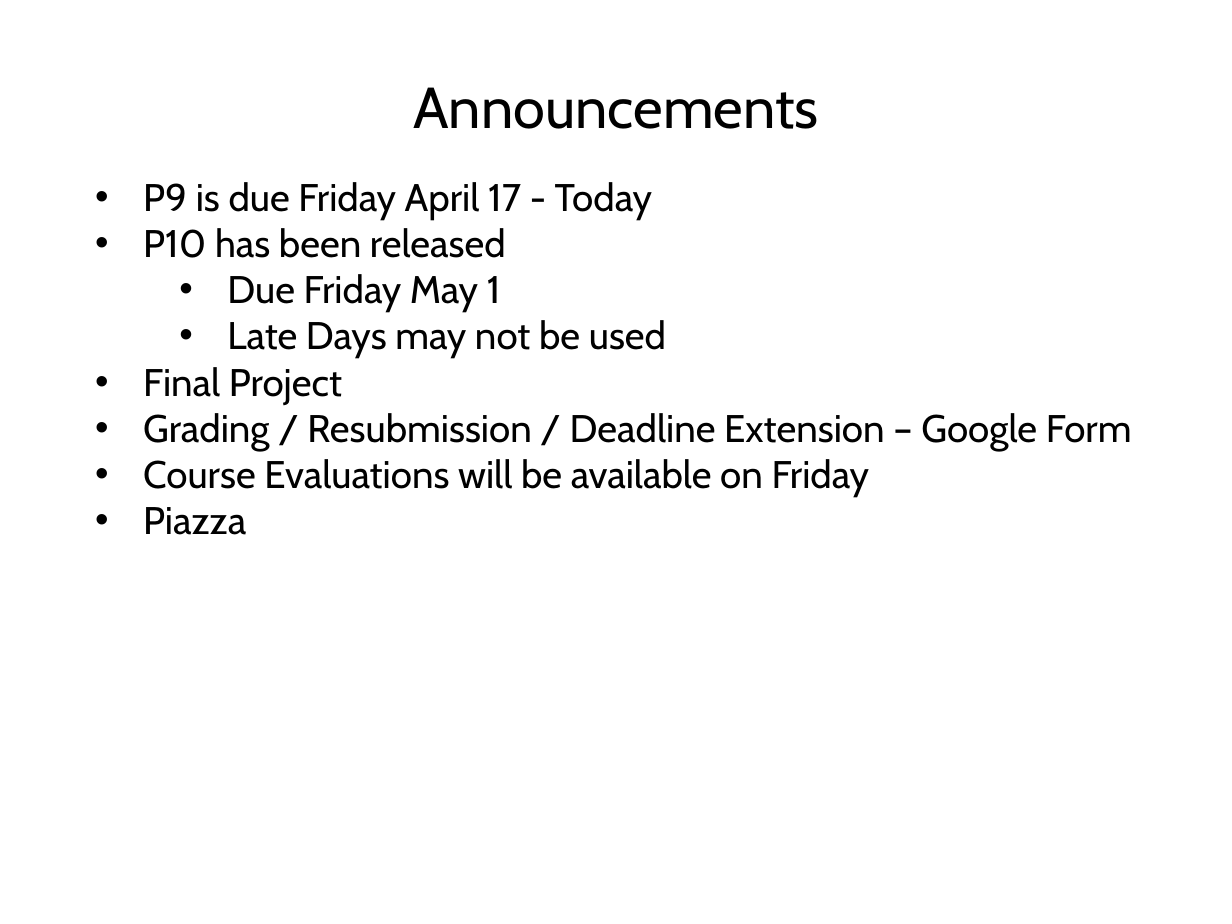
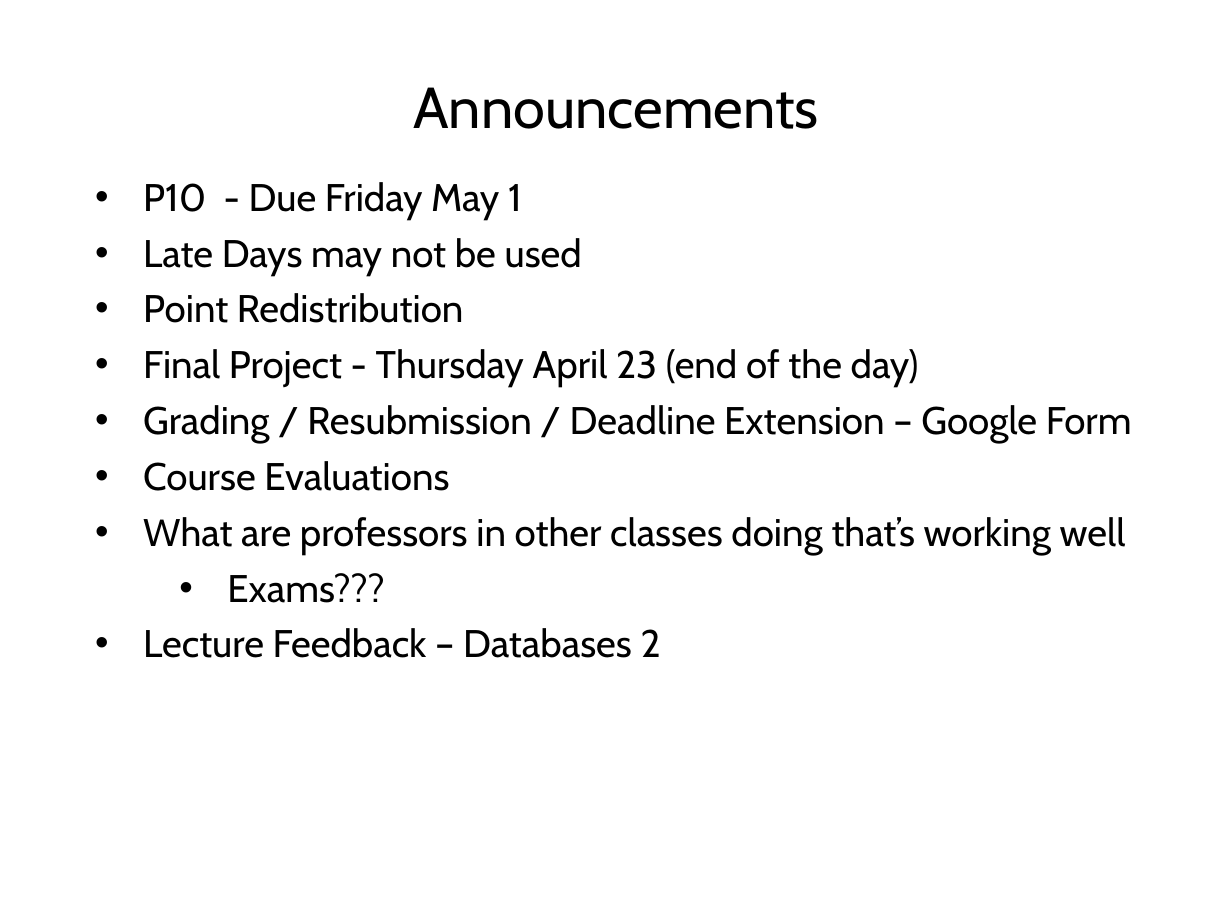
Before and after one commit to tylerharter/caraza-harter-com, a slide deck: slide 2 of tyler/meena/cs220/s20/materials/lec_37_S20.pptx. Drawn at 1232x924 pixels with LibreOffice and Linux fonts; fonts in the diff are those of the drawing. Boxes give left, top, right and bottom in pixels: in the first picture for what was removed or moved away, otherwise in the second. Text is boxed around its words. In the diff, an @@ line names an element or a change of style, - is before the commit and + after.

Commit message:
CS 220 Lecture 37 Database 3

```diff
--- a/tyler/meena/cs220/s20/materials/lec_37_S20.pptx
+++ b/tyler/meena/cs220/s20/materials/lec_37_S20.pptx
@@ text at bbox=[143, 182, 522, 220]: text changed @@
-• P9 is due Friday April 17 - Today
-• P10 has been released
-    • Due Friday May 1
+• P10 - Due Friday May 1
@@ text at bbox=[143, 238, 1132, 443]: list level 3 to 1 in "Late Days may not be ..."; more space between paragraphs @@
@@ text at bbox=[143, 293, 919, 388]: text changed @@
-• Final Project
+• Point Redistribution
+• Final Project - Thursday April 23 (end of the day)
@@ text at bbox=[143, 461, 1126, 658]: text changed @@
-• Course Evaluations will be available on Friday
-• Piazza
+• Course Evaluations
+• What are professors in other classes doing that’s working well
+    • Exams???
+• Lecture Feedback – Databases 2
```
Also in this commit, not shown: 9 slides added, 5 slides removed, 6 other files.
